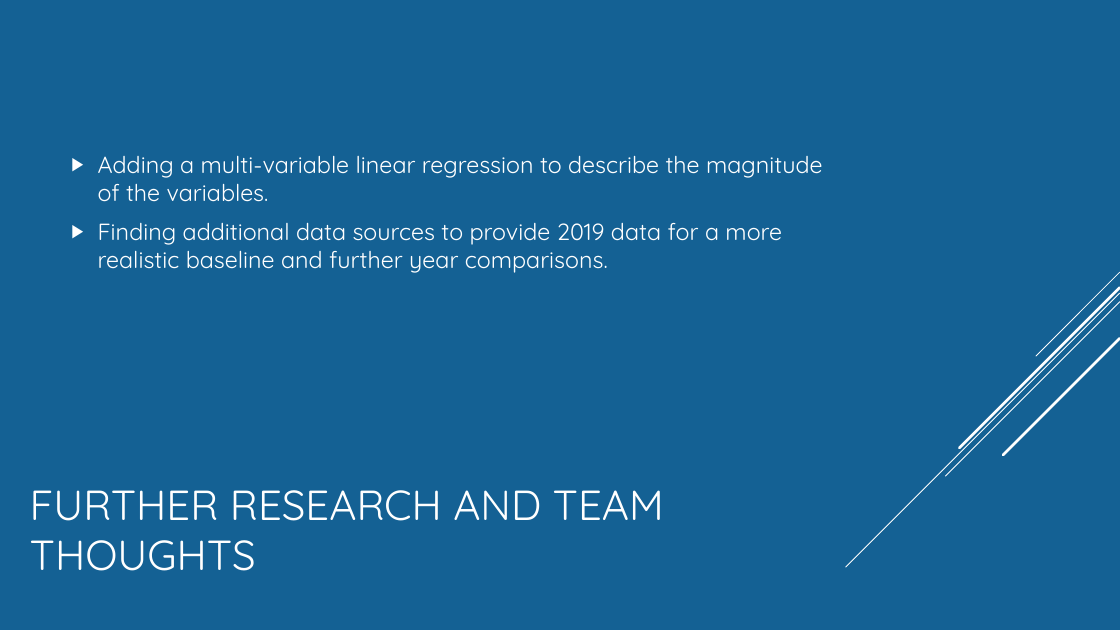
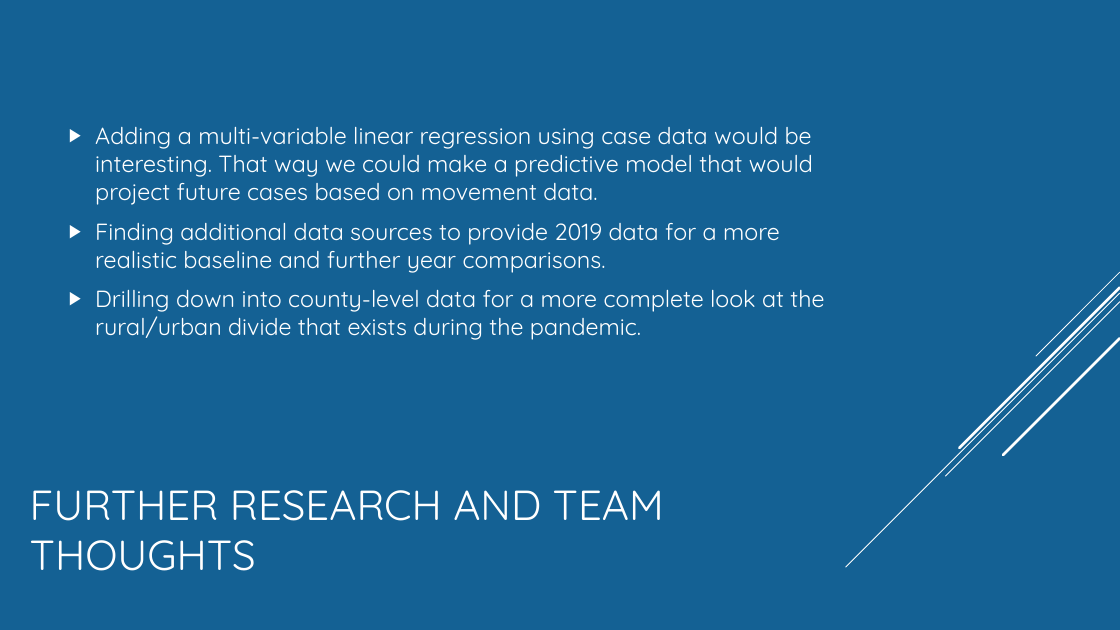
Before and after one commit to Munseaux/Pandemic-Movement, a slide deck: slide 19 of presentation.pptx (slide 20 before the commit). Drawn at 1120x630 pixels with LibreOffice and Linux fonts; fonts in the diff are those of the drawing. Boxes give left, top, right and bottom in pixels: in the first picture for what was removed or moved away, otherwise in the second. Text is boxed around its words. In the diff, an @@ line names an element or a change of style, - is before the commit and + after.

```diff
--- a/presentation.pptx
+++ b/presentation.pptx
@@ text "Adding a multi-variable linear regression ...": place and size @@
-text "Adding a multi-variable linear regression ..." at (98,155,823,273)
+text "Adding a multi-variable linear regression ..." at (95,126,824,340)
@@ text at (95,126,813,205): text changed @@
-▶ Adding a multi-variable linear regression to describe the magnitude of the variables.
+▶ Adding a multi-variable linear regression using case data would be interesting. That way we could make a predictive model that would project future cases based on movement data.
@@ text at (95,289,824,340): paragraph added @@
+▶ Drilling down into county-level data for a more complete look at the rural/urban divide that exists during the pandemic.
```
Also in this commit, not shown: 5 other slides changed, 1 slide added, 2 slides removed.
